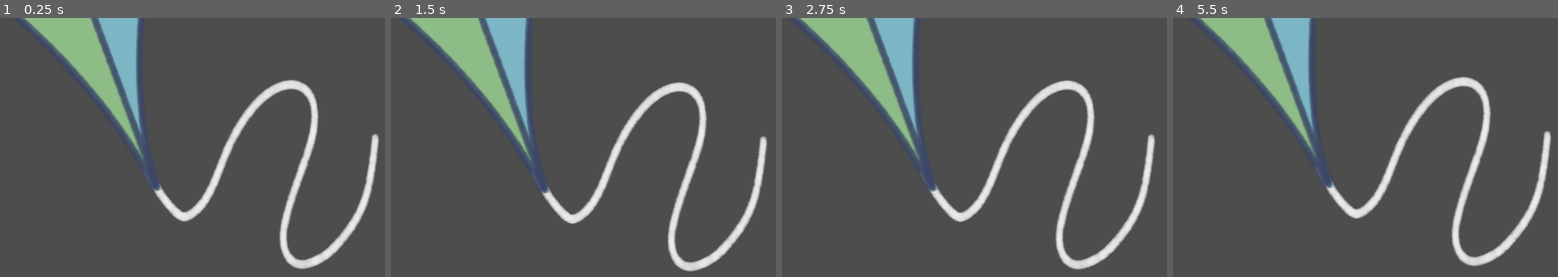
Above: before the commit, frames 1-4 (left to right).
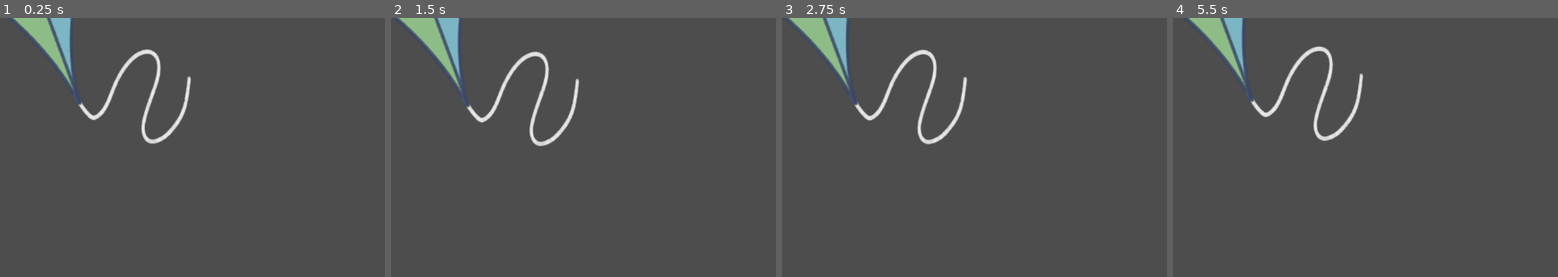
Above: after the commit, the same moments.

Repository: ygda-org/frog-jam
Game: Godot game, scene res://scenes/enemies/kite.tscn
Two runs of this game, one before a commit and one after it. Both use one fixed random seed, a clock stepped at 60 frames per second and the inputs below. This scene is started directly instead of the project's main scene.
Inputs (mouse positions are in pixels of both pictures, inside the frame that each line leads up to):
- Up to frame 1 (0.25 s): no input
- Up to frame 2 (1.5 s): move the mouse to (outside the picture) at 0.52 s; click (outside the picture) at 0.67 s; move the mouse to (606, 240) at 1.27 s; click (606, 240) at 1.42 s
- Up to frame 3 (2.75 s): move the mouse to (outside the picture) at 2.02 s; click (outside the picture) at 2.17 s
- Up to frame 4 (5.5 s): move the mouse to (outside the picture) at 2.77 s; click (outside the picture) at 2.92 s; move the mouse to (outside the picture) at 3.52 s; click (outside the picture) at 3.67 s; move the mouse to (1315, 157) at 4.27 s; click (1315, 157) at 4.42 s; move the mouse to (outside the picture) at 5.02 s; click (outside the picture) at 5.17 s

The runs differ from the first frame. In frame 1, 15% of the frame differs, in the area x 2-99%, y 0-97%; in frame 2, 15%, in the area x 1-98%, y 0-98%; in frame 3, 15%; in frame 4, 15%.

Commit message:
Second kite

Diff:
--- a/scenes/enemies/kite.tscn
+++ b/scenes/enemies/kite.tscn
@@ -1,31 +1,21 @@
-[gd_scene load_steps=6 format=3 uid="uid://bdbipkrbjys6u"]
+[gd_scene load_steps=4 format=3 uid="uid://bdbipkrbjys6u"]
 
 [ext_resource type="Script" uid="uid://drh2dmkxqfmfa" path="res://scripts/kite.gd" id="1_jhdmt"]
-[ext_resource type="Texture2D" uid="uid://v8vashbq1pvb" path="res://assets/images/Kite 1.PNG" id="3_m3waj"]
+[ext_resource type="Texture2D" uid="uid://q0swwq7lqv51" path="res://assets/images/Kite 2.PNG" id="3_m3waj"]
 [ext_resource type="PackedScene" uid="uid://drgak3ksju5sm" path="res://scenes/enemies/base_enemy_component.tscn" id="3_okv3r"]
-
-[sub_resource type="AtlasTexture" id="AtlasTexture_qws3q"]
-atlas = ExtResource("3_m3waj")
-region = Rect2(0, 0, 1640, 2360)
-
-[sub_resource type="SpriteFrames" id="SpriteFrames_jhdmt"]
-animations = [{
-"frames": [{
-"duration": 1.0,
-"texture": SubResource("AtlasTexture_qws3q")
-}],
-"loop": true,
-"name": &"default",
-"speed": 5.0
-}]
 
 [node name="Kite" type="CharacterBody2D"]
 script = ExtResource("1_jhdmt")
 
 [node name="BaseEnemyComponent" parent="." instance=ExtResource("3_okv3r")]
 
-[node name="Anim" type="AnimatedSprite2D" parent="."]
-sprite_frames = SubResource("SpriteFrames_jhdmt")
+[node name="Collision1" type="CollisionPolygon2D" parent="."]
+polygon = PackedVector2Array(-194, -151, -139, -199, -64, -329, -40, -442, -53, -524, 20, -433, 166, -366, 256, -350, 326, -354, 263, -231, 228, -80, 218, 106, 242, 268, 131, 98, 24, -1, -112, -104)
+disabled = true
 
-[node name="CollisionPolygon2D" type="CollisionPolygon2D" parent="."]
-polygon = PackedVector2Array(-194, -151, -139, -199, -64, -329, -40, -442, -53, -524, 20, -433, 166, -366, 256, -350, 326, -354, 263, -231, 228, -80, 218, 106, 242, 268, 131, 98, 24, -1, -112, -104)
+[node name="Sprite2D" type="Sprite2D" parent="."]
+texture = ExtResource("3_m3waj")
+
+[node name="Collision2" type="CollisionPolygon2D" parent="."]
+polygon = PackedVector2Array(-601, -568, 535, -614, 353, -580, 172, -493, 82, -413, -2, -285, -21, -186, -14, -79, -1, 3, -92, -19, -207, -12, -328, 51, -439, 163, -522, 337, -551, 477, -616, -551)
+disabled = true
--- a/scenes/enemies/spacecraft.tscn
+++ b/scenes/enemies/spacecraft.tscn
@@ -19,5 +19,3 @@
 [node name="Collision2" type="CollisionPolygon2D" parent="."]
 polygon = PackedVector2Array(97, -614, 148, -639, 203, -639, 255, -617, 288, -585, 317, -530, 315, -467, 285, -417, 228, -373, 154, -365, 75, -403, 41, -473, 47, -547)
 disabled = true
-
-[node name="Camera2D" type="Camera2D" parent="."]
--- a/scripts/kite.gd
+++ b/scripts/kite.gd
@@ -6,8 +6,22 @@
 var shake_radius = 5
 @onready var start_time = Time.get_unix_time_from_system()
 
+
+var random = RandomNumberGenerator.new()
+
 # Called when the node enters the scene tree for the first time.
 func _ready() -> void:
+	var chosen = random.randi_range(0, 1)
+	if chosen == 0:
+		$Sprite2D.texture = load("res://assets/images/Kite 1.PNG")
+		scale = Vector2(0.5, 0.5)
+		$Collision1.disabled = false
+	elif chosen == 1:
+		$Sprite2D.texture = load("res://assets/images/Kite 2.PNG")
+		scale = Vector2(0.5, 0.5)
+		$Collision2.disabled = false
+
+
 	origin_position = position
 	offset_position = origin_position
 
Binary file added: assets/images/Kite 2.PNG
Not shown, added: assets/images/Kite 2.PNG.import
